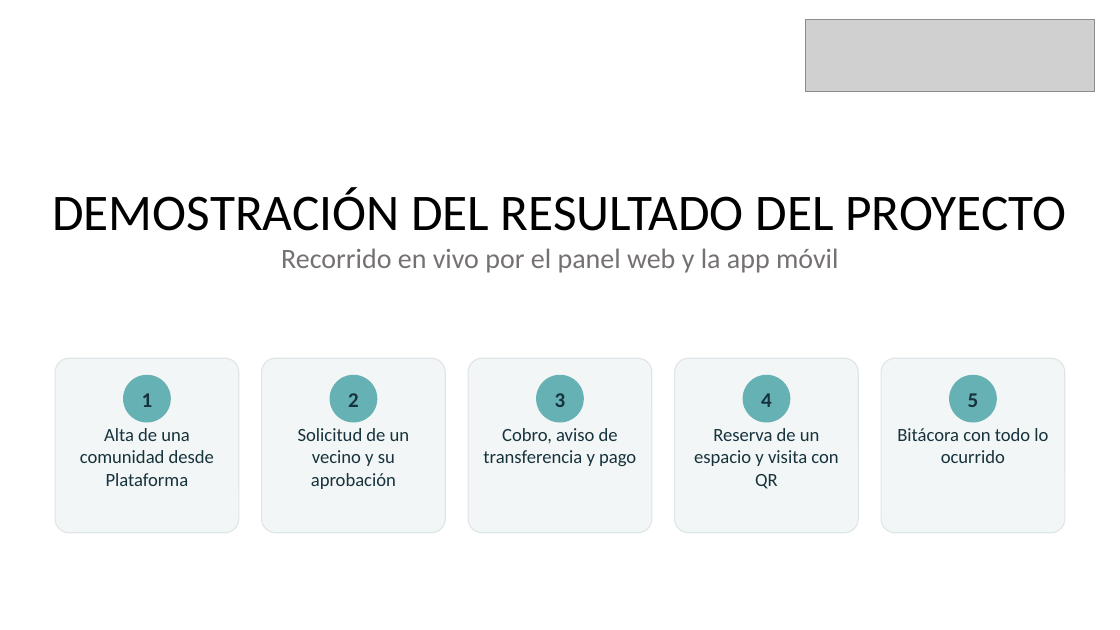
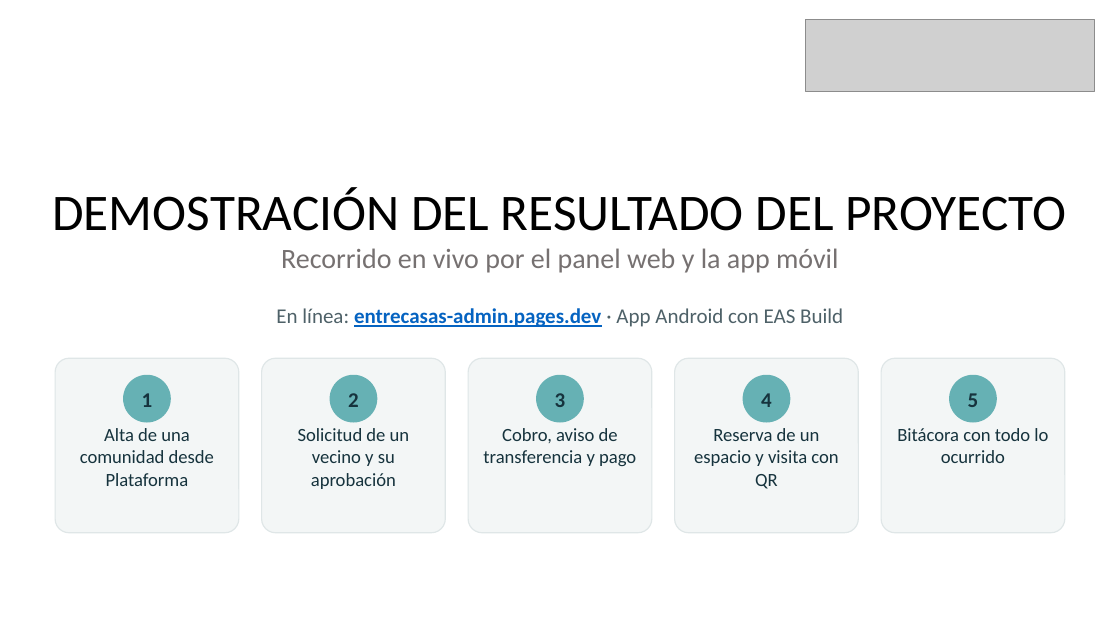
Before and after one commit to JonasMateosValenzuelaLopez/ProyectoTesis, a slide deck: slide 11 of FASE-3/Evidencias Grupales/Presentación final EntreCasas.pptx. Drawn at 1120x630 pixels with LibreOffice and Linux fonts; fonts in the diff are those of the drawing; grey boxes stand for pictures. Boxes give left, top, right and bottom in pixels: in the first picture for what was removed or moved away, otherwise in the second. Text is boxed around its words. In the diff, an @@ line names an element or a change of style, - is before the commit and + after.

```diff
--- a/FASE-3/Evidencias Grupales/Presentación final EntreCasas.pptx
+++ b/FASE-3/Evidencias Grupales/Presentación final EntreCasas.pptx
@@ text added at bbox=[276, 308, 843, 327], 18 pt, text #4E6168 @@
+En línea: entrecasas-admin.pages.dev · App Android con EAS Build
```
Also in this commit, not shown: 5 other slides changed, 8 other files.
